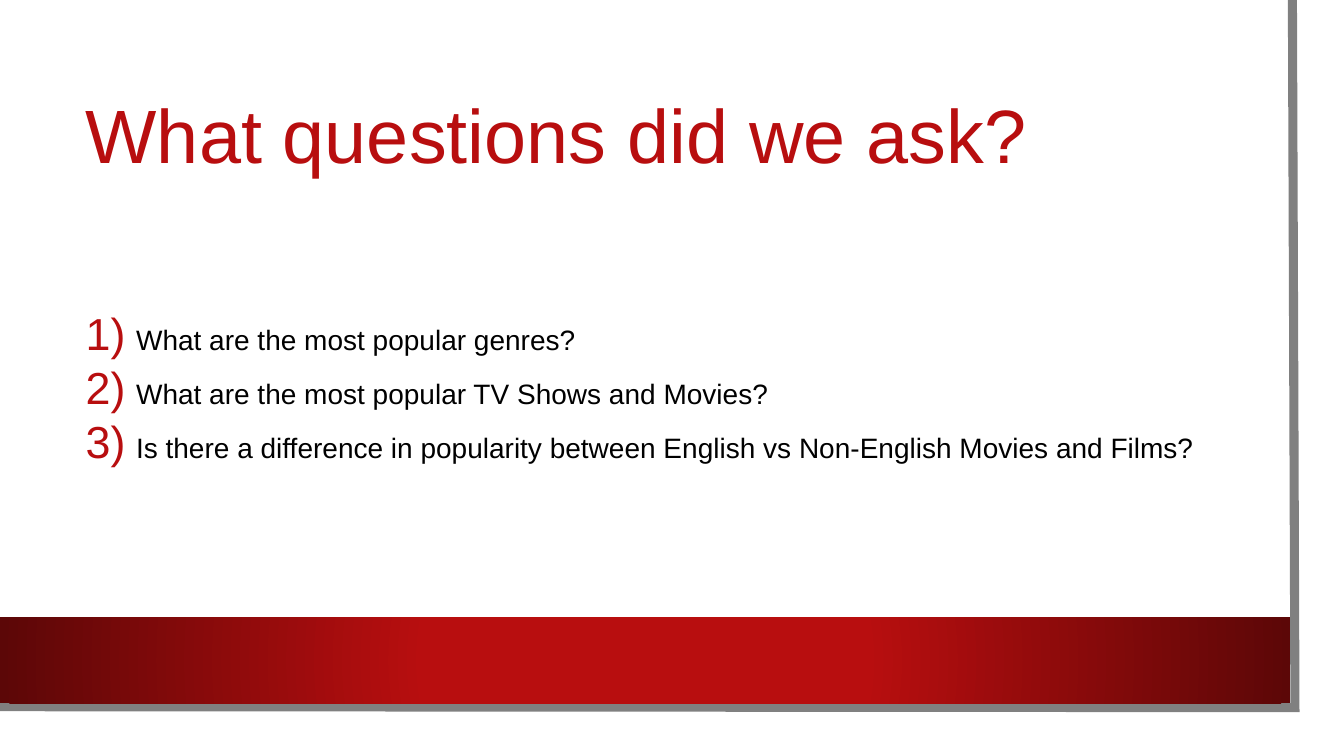
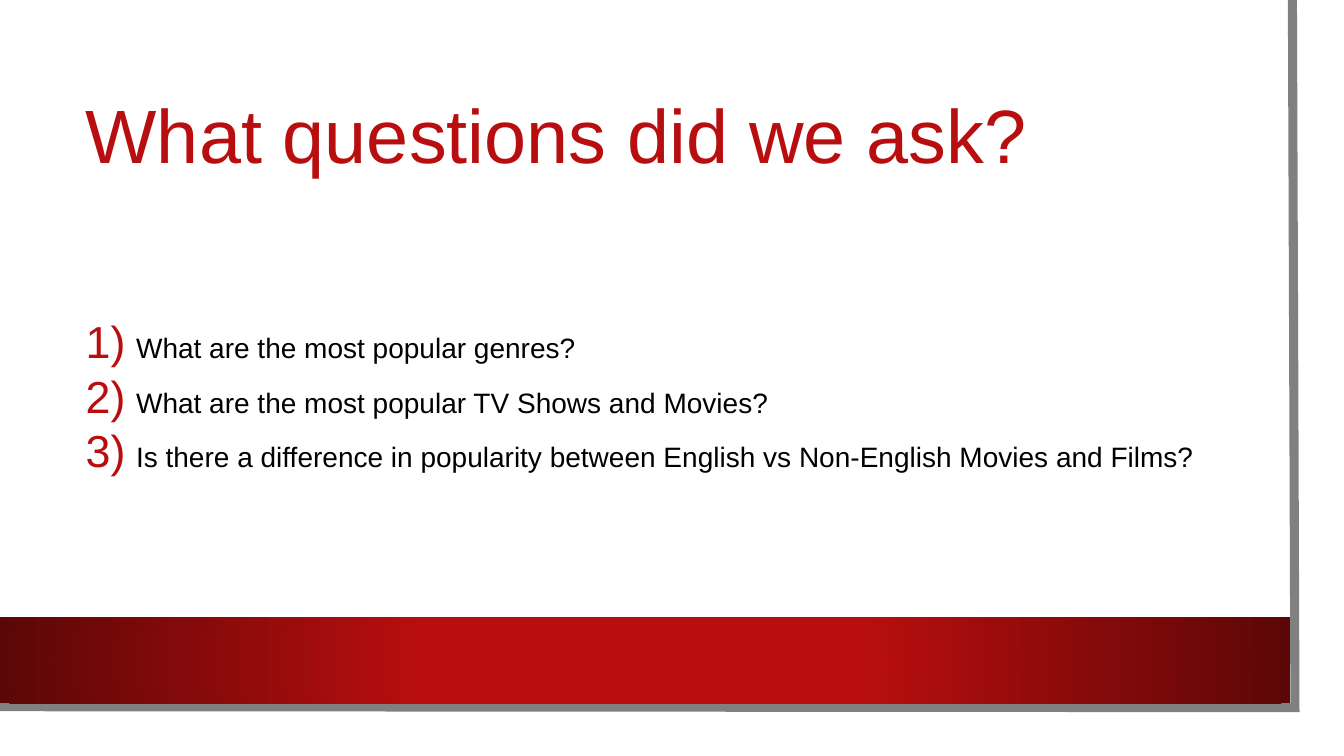
Before and after one commit to EdithLotterman/Project-1-Team-8, a slide deck: slide 4 of Netflix_Comparison.pptx. Drawn at 1344x756 pixels with LibreOffice and Linux fonts; fonts in the diff are those of the drawing; background and template pictures are left out. Boxes give left, top, right and bottom in pixels: in the first picture for what was removed or moved away, otherwise in the second. Text is boxed around its words. In the diff, an @@ line names an element or a change of style, - is before the commit and + after.

```diff
--- a/Netflix_Comparison.pptx
+++ b/Netflix_Comparison.pptx
@@ text "What are the most popular ..." moved from (x1=136, y1=329, x2=1194, y2=463) to (x1=136, y1=337, x2=1194, y2=472) @@
```
Also in this commit, not shown: 5 other slides changed, 10 slides added, 6 slides removed, 19 other files.
